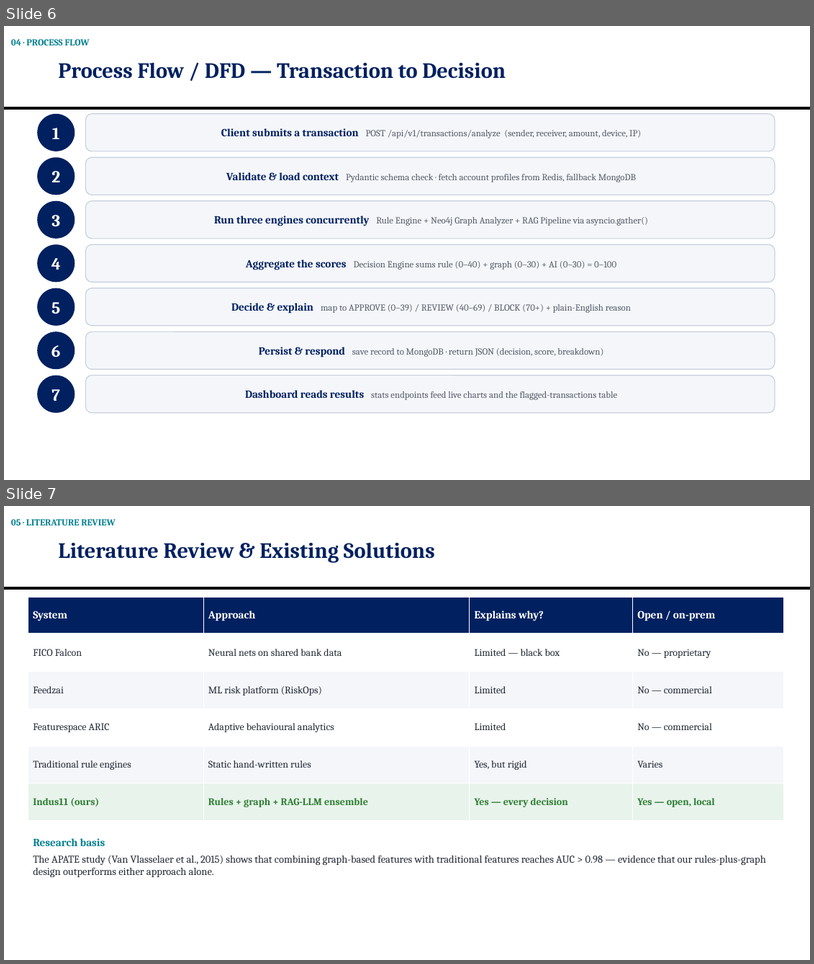
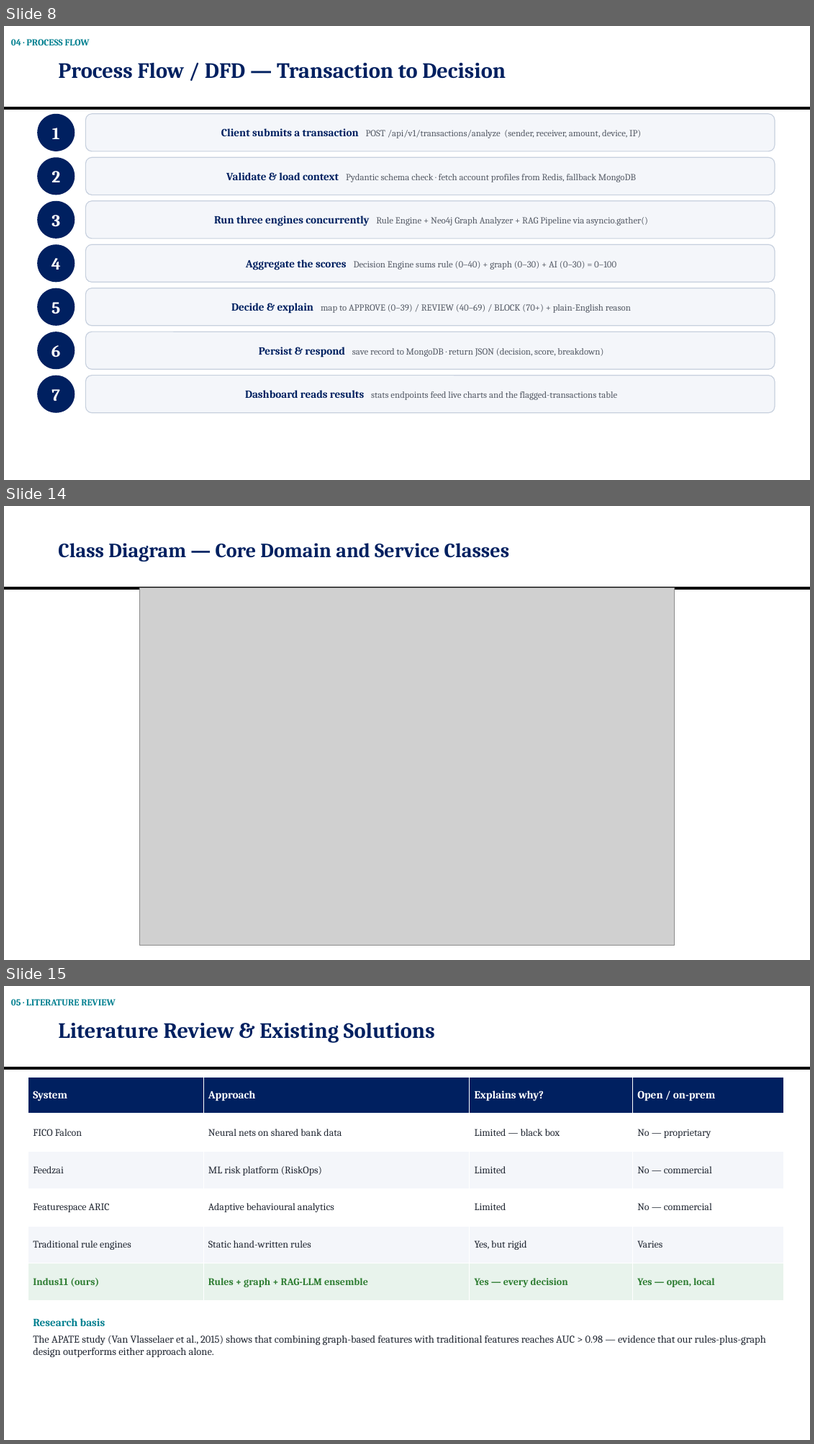
Before and after one commit to OMJOSHI15/indus11, a slide deck: docs/Indus11-Review2.pptx. Shown one above the other, each under a label of ours: slides 6 and 7 before the commit, slides 8, 14 and 15 after it; the slides between them are not shown. The pictures are 814x964 and 814x1444 pixels, drawn with LibreOffice and Linux fonts; fonts in the diff are those of the drawing; grey boxes stand for pictures. Boxes give left, top, right and bottom in pixels: in the first picture for what was removed or moved away, otherwise in the second. Text is boxed around its words. In the diff, an @@ line names an element or a change of style, - is before the commit and + after.

```diff
--- a/docs/Indus11-Review2.pptx
+++ b/docs/Indus11-Review2.pptx
@@ slide 14 added at [4,506,810,960], background #FFFFFF; not listed: 1 template element that a slide beside it also shows @@
@@ title added at [58,543,510,561], 24 pt, text #002060, bold @@
+Class Diagram — Core Domain and Service Classes
@@ picture added at [139,587,675,944] @@
@@ what was slide 6 is now slide 8 @@
@@ what was slide 7 is now slide 15 @@
```
Also in this commit, not shown: 7 other slides added, 1 other file.
